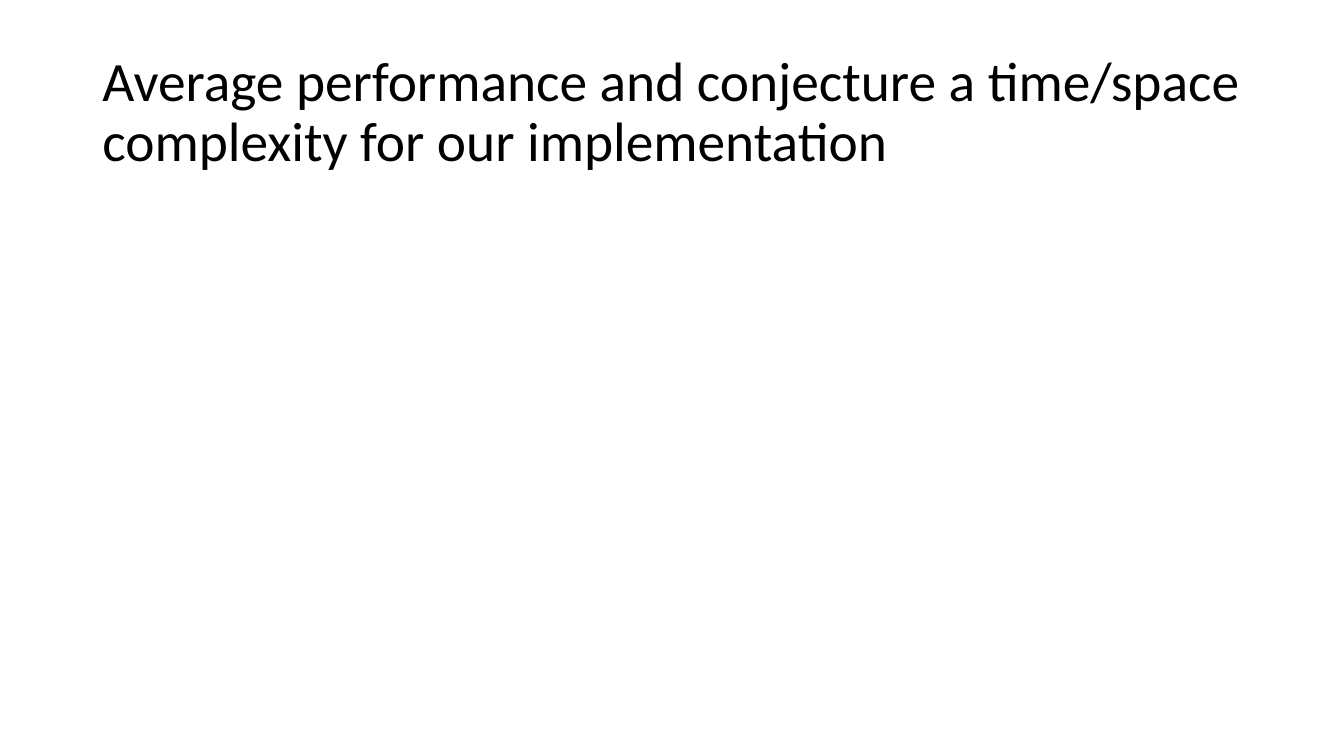
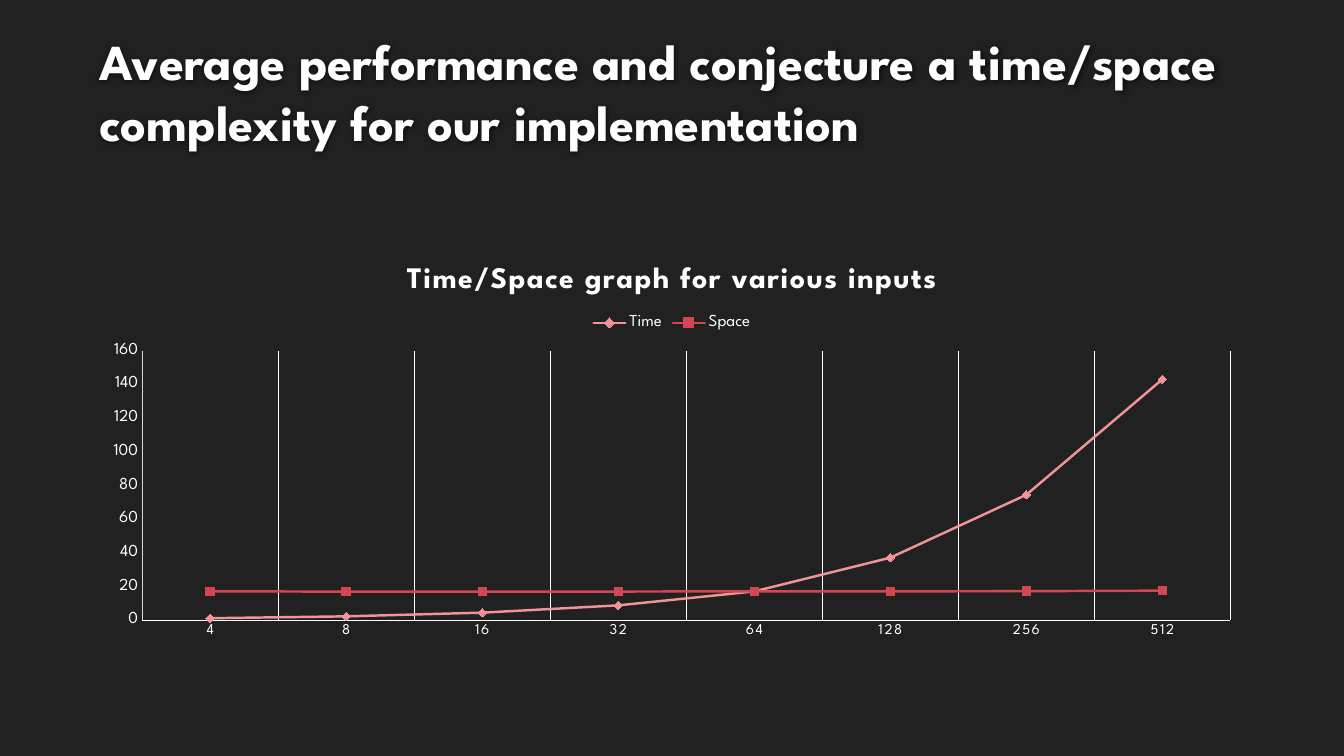
Before and after one commit to nishitmehta1/COT5405_DAA_GroupProgramming1, a slide deck: slide 11 of GP_Presentation.pptx. Drawn at 1344x756 pixels with LibreOffice and Linux fonts; fonts in the diff are those of the drawing; background and template pictures are left out. Boxes give left, top, right and bottom in pixels: in the first picture for what was removed or moved away, otherwise in the second. Text is boxed around its words. In the diff, an @@ line names an element or a change of style, - is before the commit and + after.

Commit message:
PPT Update

```diff
--- a/GP_Presentation.pptx
+++ b/GP_Presentation.pptx
@@ background #FFFFFF to #212121 @@
@@ title "Average performance and conjecture a ...": place and size @@
-title "Average performance and conjecture a ..." at (102,62,1239,170)
+title "Average performance and conjecture a ..." at (99,44,1217,152)
@@ title "Average performance and conjecture a ..." at (99,44,1217,152): size 39.6 to 36 pt, font Calibri to League Spartan, text colour #000000 to #FEFEFE, bold on; line spacing 0.9 to 1; vertical alignment middle to bottom @@
@@ line chart added at (91,245,1254,646) @@
+title "Time/Space graph for various inputs "
+categories: 4, 8, 16, 32, 64, 128, 256, 512
+Time: 1, 2, 4, 9, 17, 37, 74, 143
+Space: 17, 17, 17, 17, 17, 17, 17, 18
```
Also in this commit, not shown: 12 other slides changed, 1 other file.
